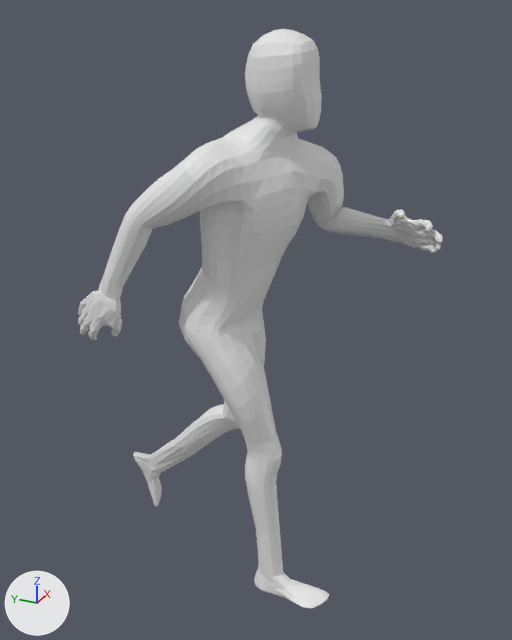
A saved change to the Blender file Male.blend.
The view is the same before and after, from a camera (50 mm lens) standing at (-1.927, -0.966, 1.974) and looking at (0.038, -0.082, 0.991). The axes (+X, +Y, +Z) are drawn at lower left. The lights are the same throughout. Both versions are drawn at frame 18 of the action 'Run'; the numbers are the values there.
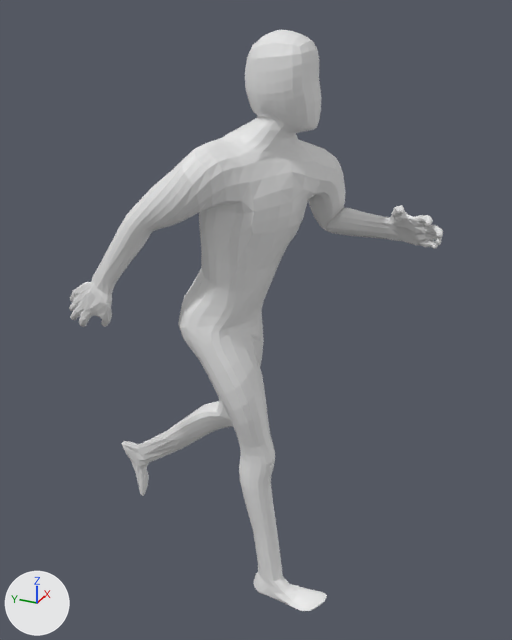
What the commit changed:
Bone 'upper_arm_fk.L' (bone_upper_arm_fk_l) turns from (-1, 6, -8) to (-1, -22, -7) degrees about its own x, y and z.
Bone 'forearm_fk.L' (bone_forearm_fk_l) turns from (58, -39, 48) to (83, -22, 19) degrees about its own x, y and z.
Bone 'hand_fk.L' (bone_hand_fk_l) turns from (13, 0, -2) to (13, 14, -2) degrees about its own x, y and z.
Bone 'upper_arm_fk.R' (bone_upper_arm_fk_r) turns from (-27, -20, 43) to (-26, -28, 50) degrees about its own x, y and z.
Bone 'forearm_fk.R' (bone_forearm_fk_r) turns from (30, 12, 16) to (21, 7, 8) degrees about its own x, y and z.
Bone 'hand_fk.R' (bone_hand_fk_r) turns from (-18, -20, 20) to (-10, -7, 19) degrees about its own x, y and z.
Bone 'foot_ik.L' (bone_foot_ik_l) moves from (0.002, 0.287, 0.157) to (0.0, 0.337, 0.192).
Bone 'foot_ik.L' (bone_foot_ik_l) turns from (75, 0, 0) to (77, 0, 0) degrees about its own x, y and z.
Bone 'foot_ik.R' (bone_foot_ik_r) moves from (-0.047, -0.3, 0.009) to (-0.048, -0.3, -0.006).
Bone 'foot_ik.R' (bone_foot_ik_r) turns from (-10, 0, 3) to (-5, -1, 3) degrees about its own x, y and z.
Bone 'toe_ik.R' (bone_toe_ik_r) turns from (0, 0, 0) to (15, -1, 0) degrees about its own x, y and z.

Where the change shows, as pixel boxes [x1, y1, x2, y2] in the pictures (512 x 640 px):
'Cube', posed
    before: [78, 29, 443, 608]
    after: [69, 30, 443, 611]
